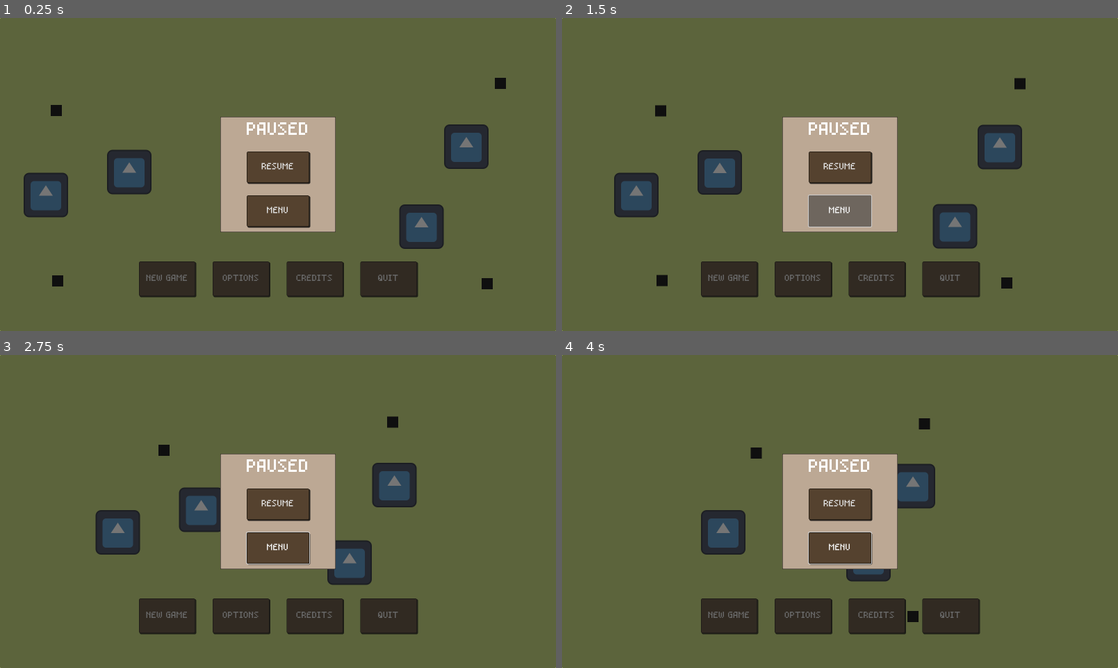
Above: before the commit, frames 1-4 (two rows, left to right).
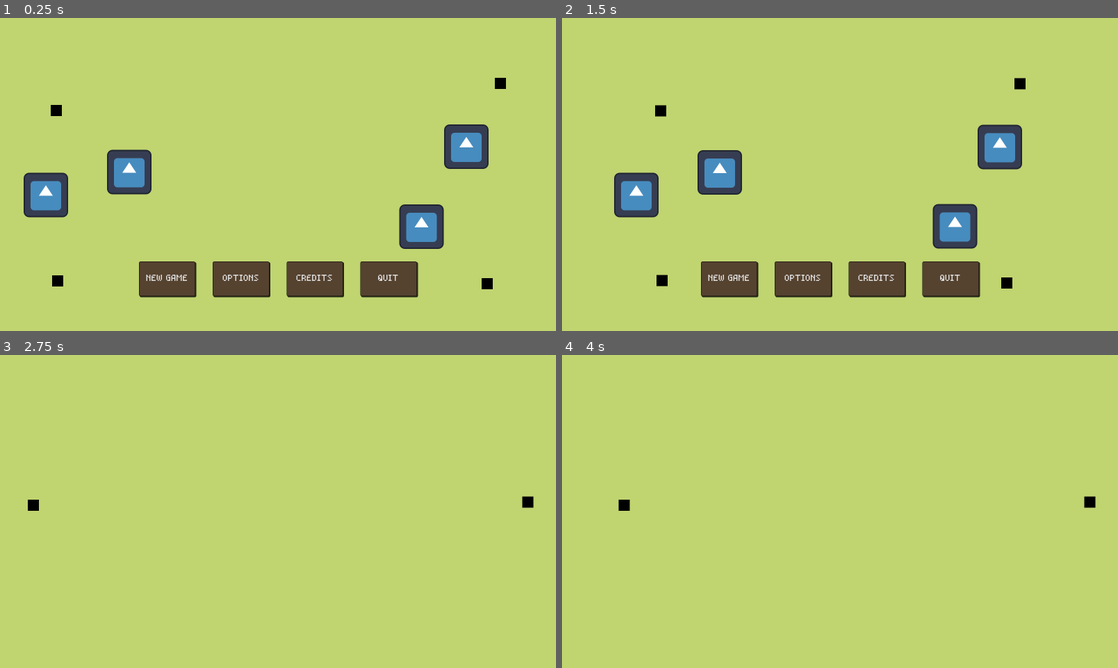
Above: after the commit, the same moments.

Repository: matulai/videojuego-rival-tactics
Game: Godot game, scene res://scenes/main_menu.tscn
Same seed, same stepped clock (60 frames per second), same inputs: the game is played once before the commit and once after it. The engine's default icon, where the game draws it, is replaced by a stand-in: a white triangle on a blue panel in a dark square.
Inputs (mouse positions are in pixels of both pictures, inside the frame that each line leads up to):
- Up to frame 1 (0.25 s): no input
- Up to frame 2 (1.5 s): click (840, 168) at 0.5 s, where only the run before the commit has a clickable "RESUME"; click (840, 212) at 1.25 s, where only the run before the commit has a clickable "MENU"
- Up to frame 3 (2.75 s): click "NEW GAME" at 2 s
- Up to frame 4 (4 s): click (728, 614) at 2.75 s, where only the run before the commit has a clickable "NEW GAME"; hold D (move_right_1) from 3.53 s (still down); tap Keypad 1 (attack_2) at 3.6 s

The runs differ from the first frame. In frame 1, 99% of the frame differs, in the area x 0-100%, y 0-100%; in frame 2, 99%; in frame 3, 100%; in frame 4, 100%.

Commit message:
Interfaz de pausa ya funcionando dentro del juego

Diff:
--- a/boss_rival_tactics/project.godot
+++ b/boss_rival_tactics/project.godot
@@ -80,6 +80,11 @@
 "events": [Object(InputEventKey,"resource_local_to_scene":false,"resource_name":"","device":-1,"window_id":0,"alt_press …(196 unchanged characters)…
 ]
 }
+pause_menu={
+"deadzone": 0.5,
+"events": [Object(InputEventKey,"resource_local_to_scene":false,"resource_name":"","device":-1,"window_id":0,"alt_pressed":false,"shift_pressed":false,"ctrl_pressed":false,"meta_pressed":false,"pressed":false,"keycode":0,"physical_keycode":4194305,"key_label":0,"unicode":0,"location":0,"echo":false,"script":null)
+]
+}
 
 [rendering]
 
--- a/boss_rival_tactics/scenes/Game.tscn
+++ b/boss_rival_tactics/scenes/Game.tscn
@@ -9,6 +9,7 @@
 [ext_resource type="Texture2D" uid="uid://dkne2x8q5jypc" path="res://assets/tilesets/BaseSet.png" id="5_h5syy"]
 [ext_resource type="FontVariation" uid="uid://c7vj672owbbn0" path="res://fonts/main_font.tres" id="9_eaxii"]
 [ext_resource type="PackedScene" uid="uid://d3dn20yxty3tt" path="res://characters/soldier/Soldier.tscn" id="9_wpucm"]
+[ext_resource type="PackedScene" uid="uid://ddmidwx5w2djs" path="res://scenes/PauseMenu.tscn" id="10_ueccs"]
 
 [sub_resource type="NavigationPolygon" id="NavigationPolygon_wdq22"]
 vertices = PackedVector2Array(8, 8, -8, 8, -8, -8, 8, -8)
@@ -1563,10 +1564,10 @@
 corner_radius_top_right = 2
 corner_radius_bottom_right = 2
 corner_radius_bottom_left = 2
-expand_margin_left = 16.0
-expand_margin_top = 16.0
-expand_margin_right = 16.0
-expand_margin_bottom = 16.0
+expand_margin_left = 24.0
+expand_margin_top = 24.0
+expand_margin_right = 24.0
+expand_margin_bottom = 24.0
 
 [sub_resource type="StyleBoxFlat" id="StyleBoxFlat_hwgwp"]
 bg_color = Color(0.333333, 0.258824, 0.184314, 1)
@@ -1649,52 +1650,48 @@
 grow_horizontal = 2
 grow_vertical = 2
 
-[node name="Panel" type="Panel" parent="Control"]
-layout_mode = 1
-anchors_preset = 15
-anchor_right = 1.0
-anchor_bottom = 1.0
-grow_horizontal = 2
-grow_vertical = 2
-
-[node name="Panel" type="Panel" parent="Control/Panel"]
+[node name="GameOver" type="Panel" parent="Control"]
+visible = false
 layout_mode = 1
 anchors_preset = 8
 anchor_left = 0.5
 anchor_top = 0.5
 anchor_right = 0.5
 anchor_bottom = 0.5
-offset_left = -150.0
-offset_top = -150.0
-offset_right = 150.0
-offset_bottom = 150.0
+offset_left = -200.0
+offset_top = -200.0
+offset_right = 200.0
+offset_bottom = 200.0
 grow_horizontal = 2
 grow_vertical = 2
 theme_override_styles/panel = SubResource("StyleBoxFlat_y7kl3")
 
-[node name="VBoxContainer2" type="VBoxContainer" parent="Control/Panel/Panel"]
+[node name="VBoxContainer2" type="VBoxContainer" parent="Control/GameOver"]
 layout_mode = 1
 anchors_preset = 13
 anchor_left = 0.5
 anchor_right = 0.5
 anchor_bottom = 1.0
-offset_left = -90.0
-offset_right = 90.0
+offset_left = -125.0
+offset_right = 125.0
 grow_horizontal = 2
 grow_vertical = 2
 theme_override_constants/separation = 36
 
-[node name="Label" type="Label" parent="Control/Panel/Panel/VBoxContainer2"]
+[node name="Title" type="Label" parent="Control/GameOver/VBoxContainer2"]
 layout_mode = 2
 theme_override_font_sizes/font_size = 48
-text = "PAUSED"
-
-[node name="VBoxContainer" type="VBoxContainer" parent="Control/Panel/Panel/VBoxContainer2"]
+text = "TEAM 1
+WIN"
+horizontal_alignment = 1
+vertical_alignment = 1
+
+[node name="VBoxContainer" type="VBoxContainer" parent="Control/GameOver/VBoxContainer2"]
 layout_mode = 2
 size_flags_vertical = 3
 theme_override_constants/separation = 36
 
-[node name="ResumeButton" type="Button" parent="Control/Panel/Panel/VBoxContainer2/VBoxContainer"]
+[node name="NewGame" type="Button" parent="Control/GameOver/VBoxContainer2/VBoxContainer"]
 layout_mode = 2
 size_flags_horizontal = 3
 size_flags_vertical = 3
@@ -1702,9 +1699,9 @@
 theme_override_font_sizes/font_size = 24
 theme_override_styles/normal = SubResource("StyleBoxFlat_hwgwp")
 action_mode = 0
-text = "RESUME"
-
-[node name="MenuButton" type="Button" parent="Control/Panel/Panel/VBoxContainer2/VBoxContainer"]
+text = "NEW GAME"
+
+[node name="MenuButton" type="Button" parent="Control/GameOver/VBoxContainer2/VBoxContainer"]
 layout_mode = 2
 size_flags_horizontal = 3
 size_flags_vertical = 3
@@ -1713,3 +1710,6 @@
 theme_override_styles/normal = SubResource("StyleBoxFlat_hwgwp")
 action_mode = 0
 text = "MENU"
+
+[node name="PauseMenu" parent="Control" instance=ExtResource("10_ueccs")]
+layout_mode = 1
--- a/boss_rival_tactics/scenes/MainMenuBackground.tscn
+++ b/boss_rival_tactics/scenes/MainMenuBackground.tscn
@@ -34,3 +34,7 @@
 
 [node name="Soldier2" parent="PlayerTwoArmyNode" index="3" instance=ExtResource("2_vbfmv")]
 position = Vector2(1213, 600)
+
+[node name="Control" parent="." index="8"]
+process_mode = 4
+visible = false
--- /dev/null
+++ b/boss_rival_tactics/scenes/PauseMenu.tscn
@@ -0,0 +1,108 @@
+[gd_scene load_steps=5 format=3 uid="uid://ddmidwx5w2djs"]
+
+[ext_resource type="FontVariation" uid="uid://c7vj672owbbn0" path="res://fonts/main_font.tres" id="1_5avjg"]
+[ext_resource type="Script" path="res://scripts/PauseMenu.gd" id="1_7ga5v"]
+
+[sub_resource type="StyleBoxFlat" id="StyleBoxFlat_vygr3"]
+bg_color = Color(0.737255, 0.658824, 0.580392, 1)
+border_width_left = 1
+border_width_top = 1
+border_width_right = 1
+border_width_bottom = 1
+border_color = Color(0.00784314, 0.00784314, 0.00784314, 1)
+corner_radius_top_left = 2
+corner_radius_top_right = 2
+corner_radius_bottom_right = 2
+corner_radius_bottom_left = 2
+expand_margin_left = 24.0
+expand_margin_top = 24.0
+expand_margin_right = 24.0
+expand_margin_bottom = 24.0
+
+[sub_resource type="StyleBoxFlat" id="StyleBoxFlat_fbb07"]
+bg_color = Color(0.333333, 0.258824, 0.184314, 1)
+border_width_left = 1
+border_width_top = 1
+border_width_right = 1
+border_width_bottom = 1
+border_color = Color(0.00820203, 0.00820202, 0.00820201, 1)
+corner_radius_top_left = 4
+corner_radius_top_right = 4
+corner_radius_bottom_right = 4
+corner_radius_bottom_left = 4
+shadow_color = Color(0, 0, 0, 0.784314)
+shadow_size = 1
+shadow_offset = Vector2(2.5, 2.5)
+
+[node name="PauseMenu" type="Control"]
+process_mode = 3
+visible = false
+layout_mode = 3
+anchors_preset = 15
+anchor_right = 1.0
+anchor_bottom = 1.0
+grow_horizontal = 2
+grow_vertical = 2
+script = ExtResource("1_7ga5v")
+
+[node name="Panel" type="Panel" parent="."]
+layout_mode = 1
+anchors_preset = 8
+anchor_left = 0.5
+anchor_top = 0.5
+anchor_right = 0.5
+anchor_bottom = 0.5
+offset_left = -150.0
+offset_top = -150.0
+offset_right = 150.0
+offset_bottom = 150.0
+grow_horizontal = 2
+grow_vertical = 2
+theme_override_styles/panel = SubResource("StyleBoxFlat_vygr3")
+
+[node name="VBoxContainer2" type="VBoxContainer" parent="Panel"]
+layout_mode = 1
+anchors_preset = 13
+anchor_left = 0.5
+anchor_right = 0.5
+anchor_bottom = 1.0
+offset_left = -125.0
+offset_right = 125.0
+grow_horizontal = 2
+grow_vertical = 2
+theme_override_constants/separation = 36
+
+[node name="Label" type="Label" parent="Panel/VBoxContainer2"]
+layout_mode = 2
+theme_override_font_sizes/font_size = 48
+text = "PAUSED"
+horizontal_alignment = 1
+vertical_alignment = 1
+
+[node name="VBoxContainer" type="VBoxContainer" parent="Panel/VBoxContainer2"]
+layout_mode = 2
+size_flags_vertical = 3
+theme_override_constants/separation = 36
+
+[node name="ResumeButton" type="Button" parent="Panel/VBoxContainer2/VBoxContainer"]
+layout_mode = 2
+size_flags_horizontal = 3
+size_flags_vertical = 3
+theme_override_fonts/font = ExtResource("1_5avjg")
+theme_override_font_sizes/font_size = 24
+theme_override_styles/normal = SubResource("StyleBoxFlat_fbb07")
+action_mode = 0
+text = "RESUME"
+
+[node name="MenuButton" type="Button" parent="Panel/VBoxContainer2/VBoxContainer"]
+layout_mode = 2
+size_flags_horizontal = 3
+size_flags_vertical = 3
+theme_override_fonts/font = ExtResource("1_5avjg")
+theme_override_font_sizes/font_size = 24
+theme_override_styles/normal = SubResource("StyleBoxFlat_fbb07")
+action_mode = 0
+text = "MENU"
+
+[connection signal="pressed" from="Panel/VBoxContainer2/VBoxContainer/ResumeButton" to="." method="_on_resume_button_pressed"]
+[connection signal="pressed" from="Panel/VBoxContainer2/VBoxContainer/MenuButton" to="." method="_on_menu_button_pressed"]
--- a/boss_rival_tactics/scenes/main_menu.tscn
+++ b/boss_rival_tactics/scenes/main_menu.tscn
@@ -149,3 +149,4 @@
 autoplay = true
 
 [connection signal="pressed" from="MenuOptions/Buttons/StartButton" to="MenuOptions" method="_on_start_button_pressed"]
+[connection signal="pressed" from="MenuOptions/Buttons/QuitButton" to="MenuOptions" method="_on_quit_button_pressed"]
--- a/boss_rival_tactics/scripts/MainMenuControl.gd
+++ b/boss_rival_tactics/scripts/MainMenuControl.gd
@@ -9,5 +9,5 @@
 func _on_credits_pressed() -> void:
 	pass # Replace with function body.
 
-func _on_exit_button_pressed() -> void:
-	pass # Replace with function body.
+func _on_quit_button_pressed() -> void:
+	get_tree().quit()
--- /dev/null
+++ b/boss_rival_tactics/scripts/PauseMenu.gd
@@ -0,0 +1,14 @@
+extends Control
+
+func _on_resume_button_pressed() -> void:
+	hide()
+	get_tree().paused = false
+
+func _unhandled_input(event: InputEvent) -> void:
+	if event.is_action_released("pause_menu"):
+		visible = !visible
+		get_tree().paused = visible
+
+func _on_menu_button_pressed() -> void:
+	get_tree().paused = false
+	get_tree().change_scene_to_file("res://scenes/main_menu.tscn")
Not shown: 1 places in boss_rival_tactics/scenes/Game.tscn that only renumber resources
